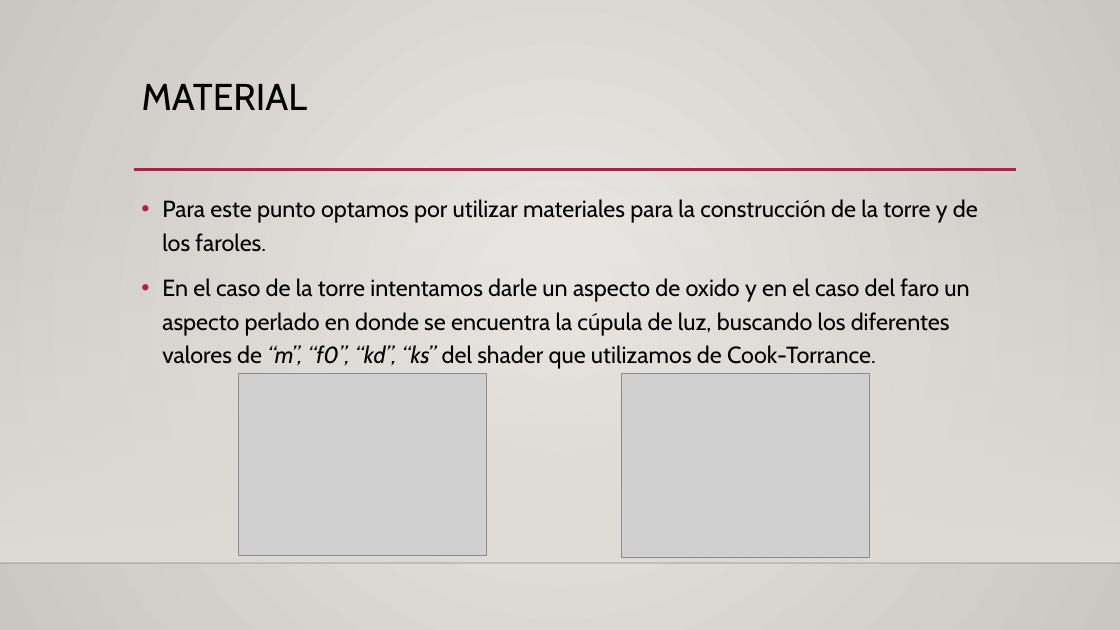
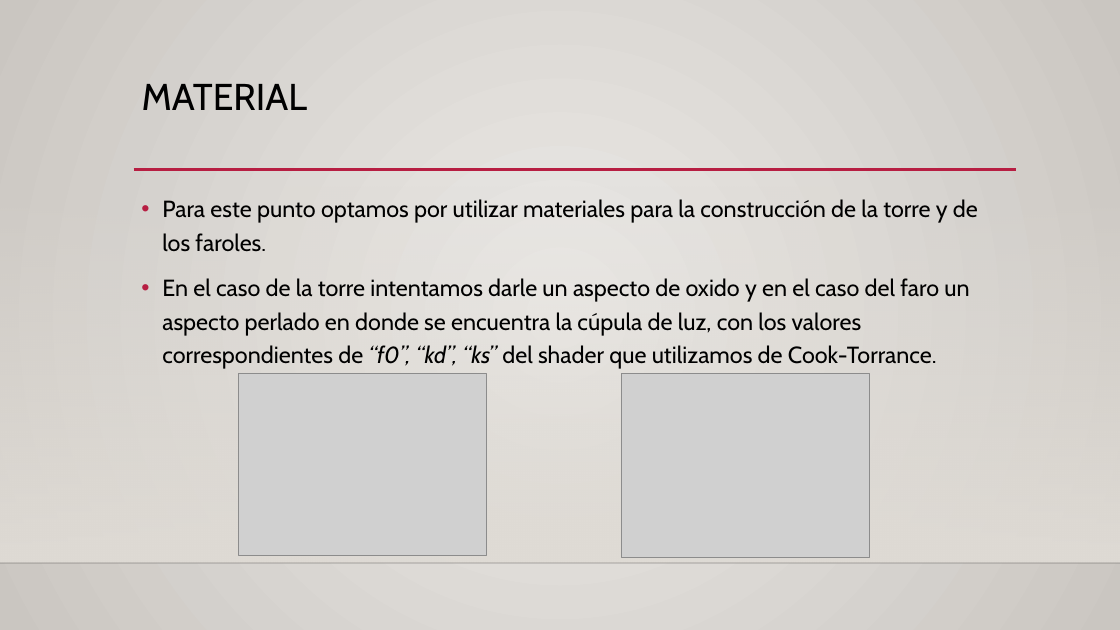
Before and after one commit to brunnerfrancisco/Proyecto-Final-CG, a slide deck: slide 9 of Proyecto 1/Presentacion Proyecto 2.pptx. Drawn at 1120x630 pixels with LibreOffice and Linux fonts; fonts in the diff are those of the drawing; grey boxes stand for pictures; background and template pictures are left out. Boxes give left, top, right and bottom in pixels: in the first picture for what was removed or moved away, otherwise in the second. Text is boxed around its words. In the diff, an @@ line names an element or a change of style, - is before the commit and + after.

```diff
--- a/Proyecto 1/Presentacion Proyecto 2.pptx
+++ b/Proyecto 1/Presentacion Proyecto 2.pptx
@@ text at bbox=[162, 278, 969, 369]: text changed @@
-• En el caso de la torre intentamos darle un aspecto de oxido y en el caso del faro un aspecto perlado en donde se encuentra la cúpula de luz, buscando los diferentes valores de “m”, “f0”, “kd”, “ks” del shader que utilizamos de Cook-Torrance.
+• En el caso de la torre intentamos darle un aspecto de oxido y en el caso del faro un aspecto perlado en donde se encuentra la cúpula de luz, con los valores correspondientes de “f0”, “kd”, “ks” del shader que utilizamos de Cook-Torrance.
```
Also in this commit, not shown: 8 other slides changed.
